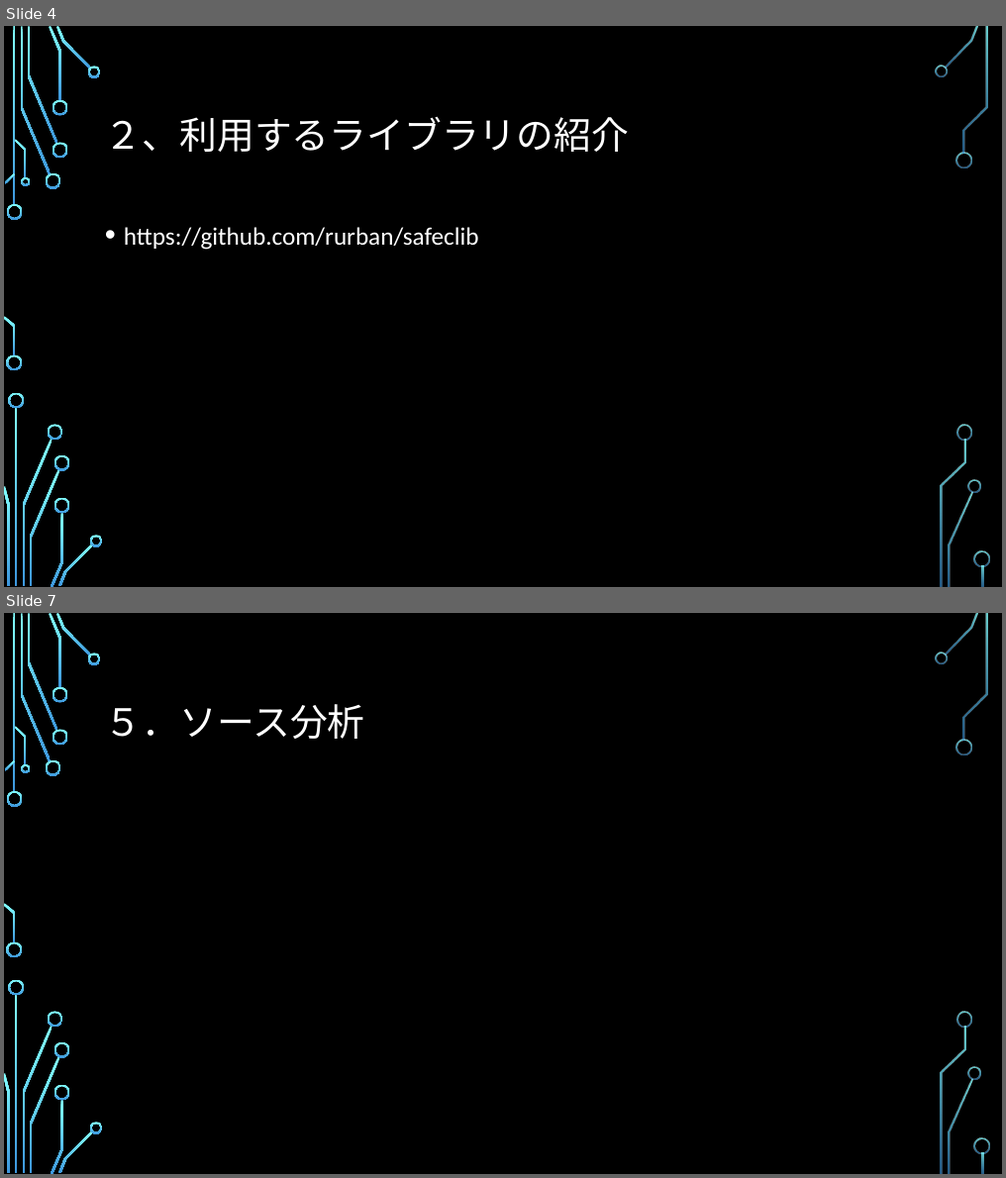
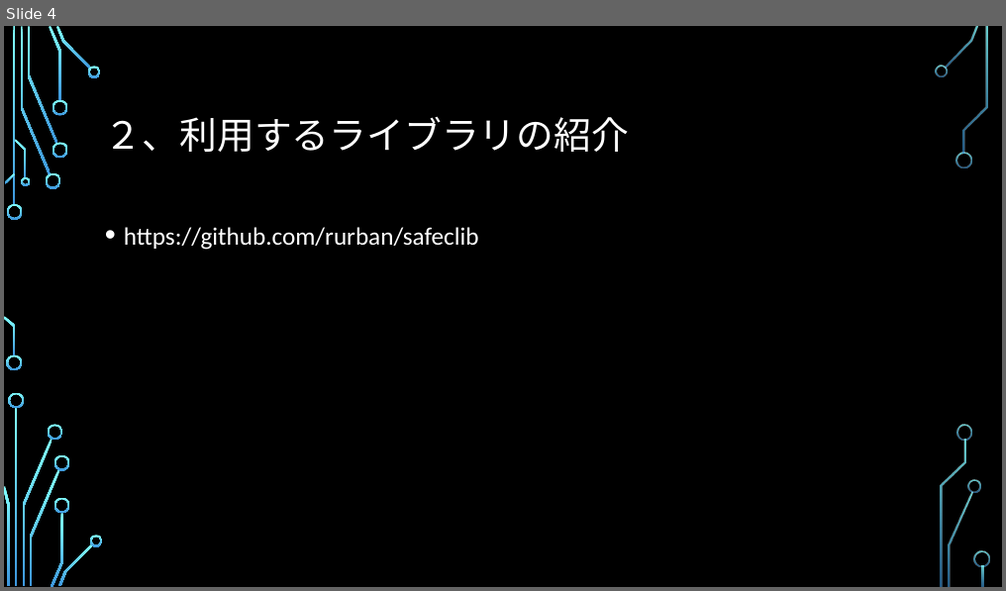
Before and after one commit to a1852rw/aiit_004_SecurePrograming, a slide deck: 003_documents/グループ２発表資料.pptx. Shown one above the other, each under a label of ours: slides 4 and 7 before the commit, slide 4 after it; the slides between them are not shown. The pictures are 1006x1178 and 1006x591 pixels, drawn with LibreOffice and Linux fonts; fonts in the diff are those of the drawing; background and template pictures are left out. Boxes give left, top, right and bottom in pixels: in the first picture for what was removed or moved away, otherwise in the second. Text is boxed around its words. In the diff, an @@ line names an element or a change of style, - is before the commit and + after.

```diff
--- a/003_documents/グループ２発表資料.pptx
+++ b/003_documents/グループ２発表資料.pptx
@@ slide 7 removed at (x1=4, y1=613, x2=1002, y2=1174), background picture (left out); not listed: 36 template elements that a slide beside it also shows @@
@@ title removed at (x1=105, y1=704, x2=365, y2=739) @@
-５．ソース分析
```
Also in this commit, not shown: 2 slides changed, 15 slides added, 2 other slides removed, 1 other file.
